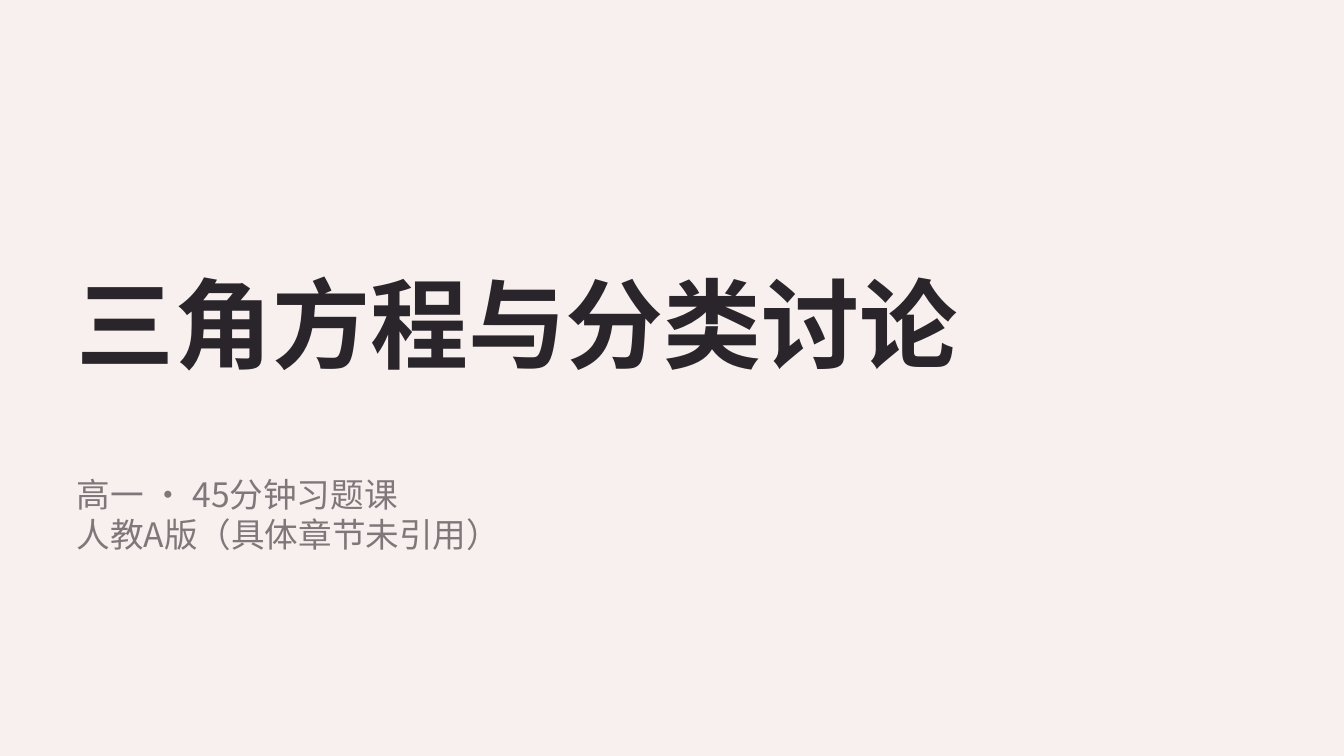
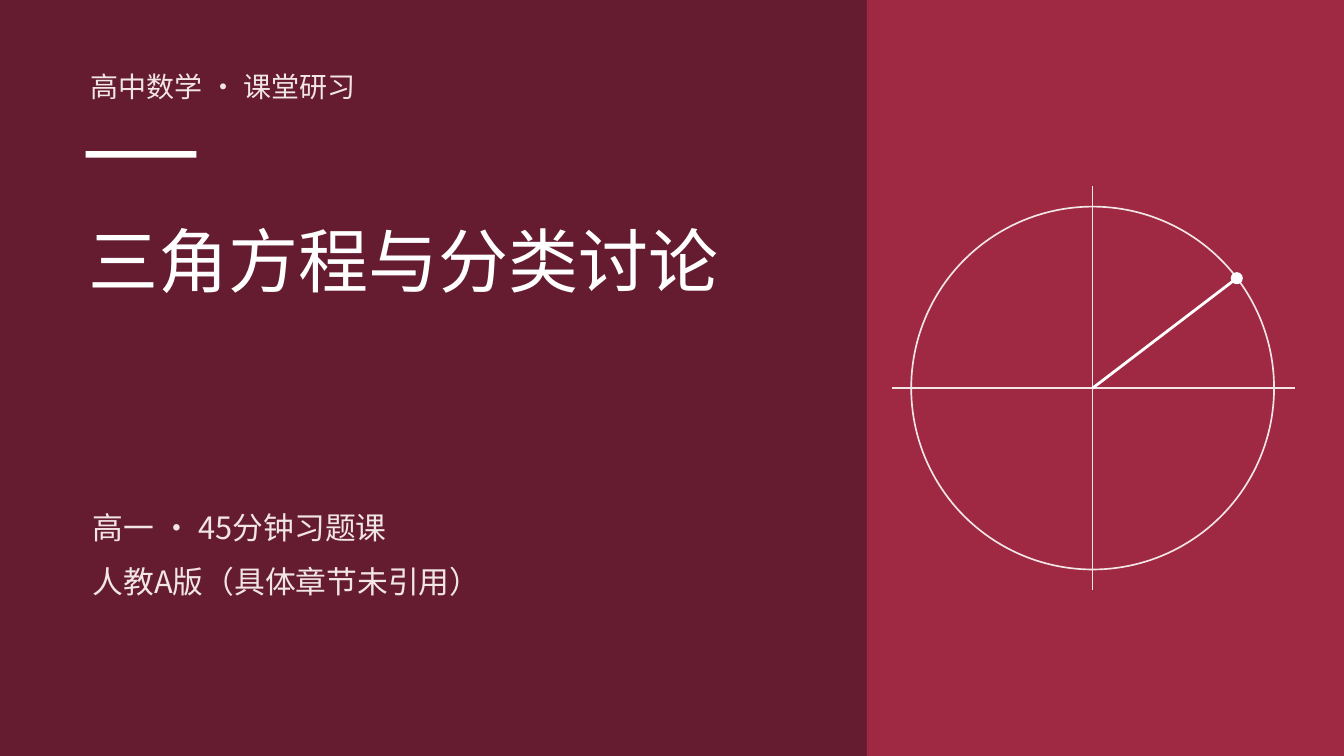
Before and after one commit to jrhhhh/math-homework-agent, a slide deck: slide 1 of lesson-materials-builder/assets/examples/trigonometric/lesson.pptx. Drawn at 1344x756 pixels with LibreOffice and Linux fonts; fonts in the diff are those of the drawing. Boxes give left, top, right and bottom in pixels: in the first picture for what was removed or moved away, otherwise in the second. Text is boxed around its words. In the diff, an @@ line names an element or a change of style, - is before the commit and + after.

```diff
--- a/lesson-materials-builder/assets/examples/trigonometric/lesson.pptx
+++ b/lesson-materials-builder/assets/examples/trigonometric/lesson.pptx
@@ background #F7F0EE to #651C31 @@
@@ rectangle added at (867, 0, 1344, 756), fill #9F2943 @@
@@ text added at (91, 73, 356, 100), 20 pt, text #F2E5E6 @@
+高中数学 · 课堂研习
@@ rectangle added at (86, 151, 197, 158), fill #FFFFFF @@
@@ text "三角方程与分类讨论": place and size @@
-text "三角方程与分类讨论" at (77, 276, 958, 371)
+text "三角方程与分类讨论" at (89, 228, 719, 293)
@@ text "三角方程与分类讨论" at (89, 228, 719, 293): size 70 to 50 pt, text colour #29252A to #FFFFFF, bold off; line spacing 1 to 67.5pt; more space between paragraphs; vertical alignment middle to top @@
@@ ellipse added at (911, 207, 1274, 570), outline #F2E5E6 1.2 pt @@
@@ line added from (1093, 187) to (1093, 590), #F2E5E6 1.2 pt @@
@@ line added from (1093, 388) to (1237, 278), #FFFFFF 2 pt @@
@@ ellipse added at (1231, 272, 1243, 284), fill #FFFFFF @@
@@ line added from (892, 388) to (1296, 388), #F2E5E6 1.2 pt @@
@@ text "高一 · 45分钟习题课": place and size @@
-text "高一 · 45分钟习题课" at (77, 479, 501, 550)
+text "高一 · 45分钟习题课" at (93, 513, 481, 596)
@@ text "高一 · 45分钟习题课" at (93, 513, 481, 596): size 24 to 22 pt, text colour #81777A to #F2E5E6; line spacing 1 to 29.7pt; more space between paragraphs @@
```
Also in this commit, not shown: 20 other slides changed, 24 other files.
